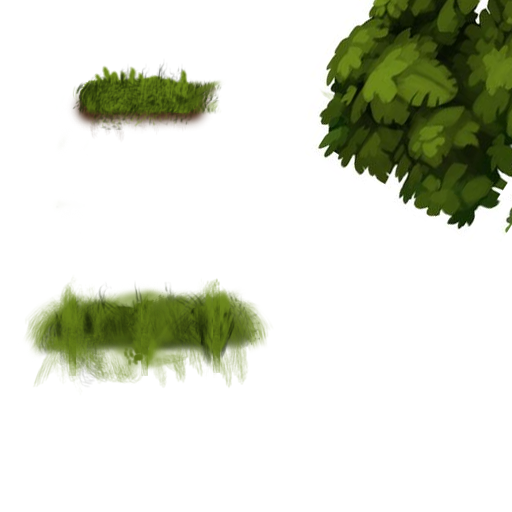
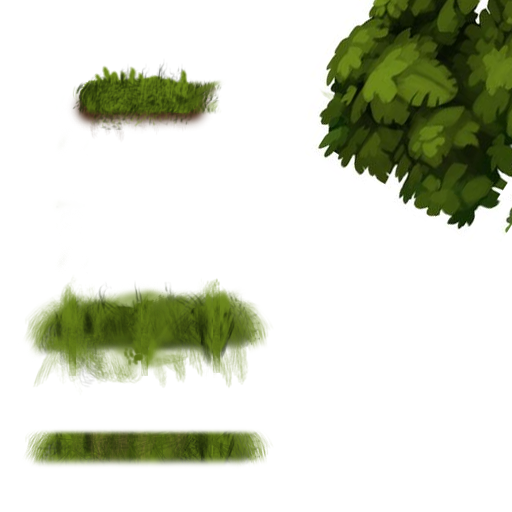
Layer changes from the first 512×512 image to the second:
added layer "Layer 16" above "Rough" over [22, 250, 274, 468]
